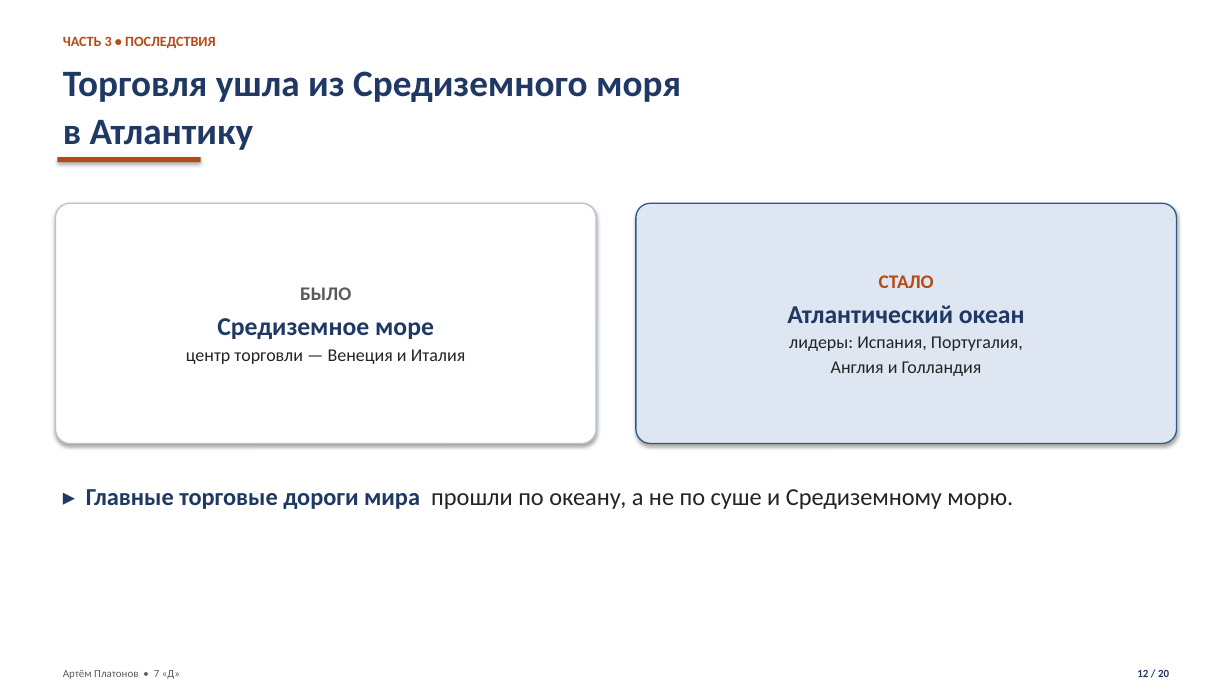
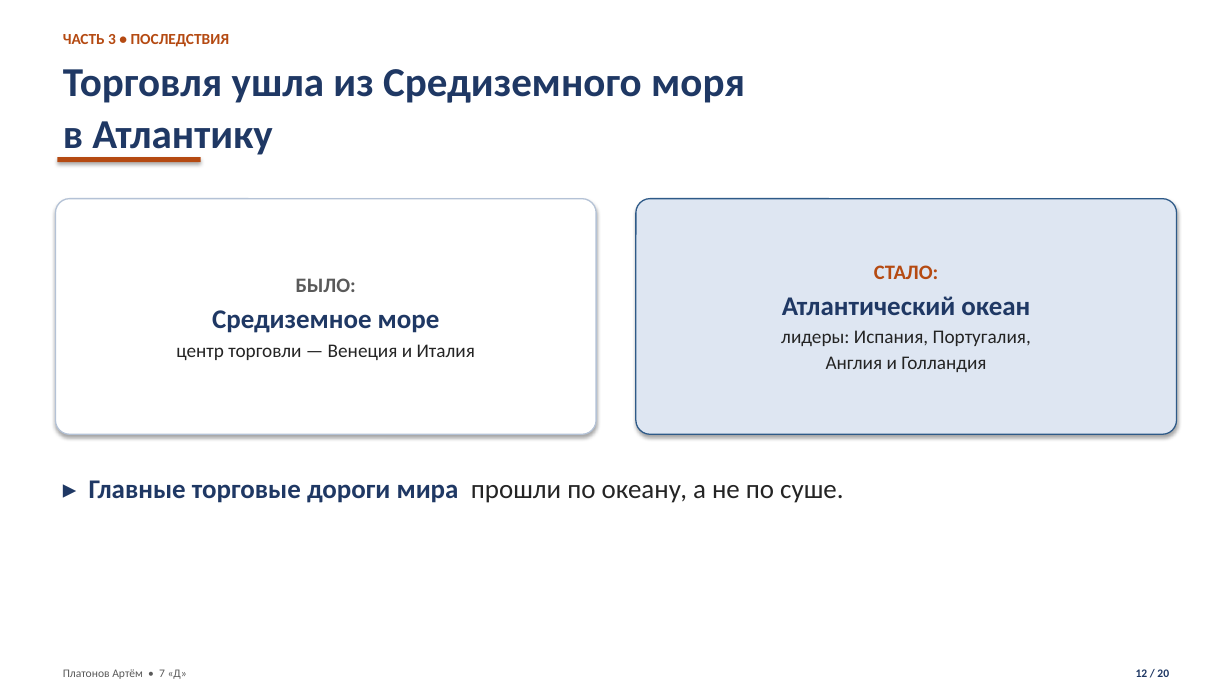
Before and after one commit to Artins200/slide, a slide deck: slide 12 of Великие_географические_открытия_Платонов_Артём_7Д.pptx. Drawn at 1232x693 pixels with LibreOffice and Linux fonts; fonts in the diff are those of the drawing; background and template pictures are left out. Boxes give left, top, right and bottom in pixels: in the first picture for what was removed or moved away, otherwise in the second. Text is boxed around its words. In the diff, an @@ line names an element or a change of style, - is before the commit and + after.

```diff
--- a/Великие_географические_открытия_Платонов_Артём_7Д.pptx
+++ b/Великие_географические_открытия_Платонов_Артём_7Д.pptx
@@ text "ЧАСТЬ 3 • ПОСЛЕДСТВИЯ" at <box>63,34,230,47</box>: size 11 to 12 pt; line spacing 1.08 to 1.05 @@
@@ text "Торговля ушла из Средиземного моря ..." at <box>63,69,745,158</box>: size 29 to 32 pt; line spacing 1.08 to 1.05 @@
@@ rounded rectangle "БЫЛО:": place and size @@
-rounded rectangle "БЫЛО:" at <box>55,203,596,444</box>
+rounded rectangle "БЫЛО:" at <box>55,199,596,434</box>
@@ rounded rectangle "СТАЛО:": place and size @@
-rounded rectangle "СТАЛО:" at <box>636,203,1177,444</box>
+rounded rectangle "СТАЛО:" at <box>636,199,1177,434</box>
@@ text in rounded rectangle at <box>874,265,938,279</box>: text changed; size 15 to 16 pt @@
-СТАЛО
+СТАЛО:
@@ text in rounded rectangle at <box>296,278,356,292</box>: text changed; size 15 to 16 pt @@
-БЫЛО
+БЫЛО:
@@ text in rounded rectangle at <box>781,296,1031,372</box>: size 20 to 21 pt in "Атлантический океан"; size 14 to 15 pt in "лидеры: Испания, Португалия, Англия и Голландия" @@
@@ text in rounded rectangle at <box>176,310,475,360</box>: size 20 to 21 pt in "Средиземное море"; size 14 to 15 pt in "центр торговли — Венеция и Италия" @@
@@ text at <box>89,480,843,503</box>: text changed; size 19 to 21 pt; text colour #242424 to #1F3864; bold on @@
-▸ Главные торговые дороги мира прошли по океану, а не по суше и Средиземному морю.
+▸ Главные торговые дороги мира прошли по океану, а не по суше.
@@ text at <box>63,669,187,679</box>: text changed; size 8.5 to 9 pt @@
-Артём Платонов • 7 «Д»
+Платонов Артём • 7 «Д»
@@ text "12 / 20" at <box>1136,669,1169,677</box>: size 8.5 to 9 pt; line spacing 1.08 to 1.05 @@
```
Also in this commit, not shown: 15 other slides changed, 4 slides added, 4 slides removed, 2 other files.
